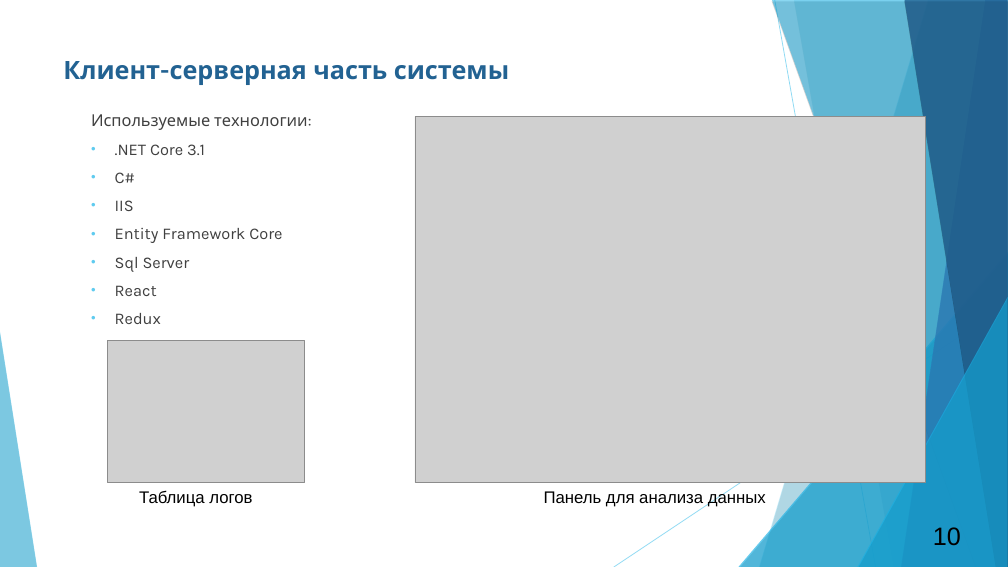
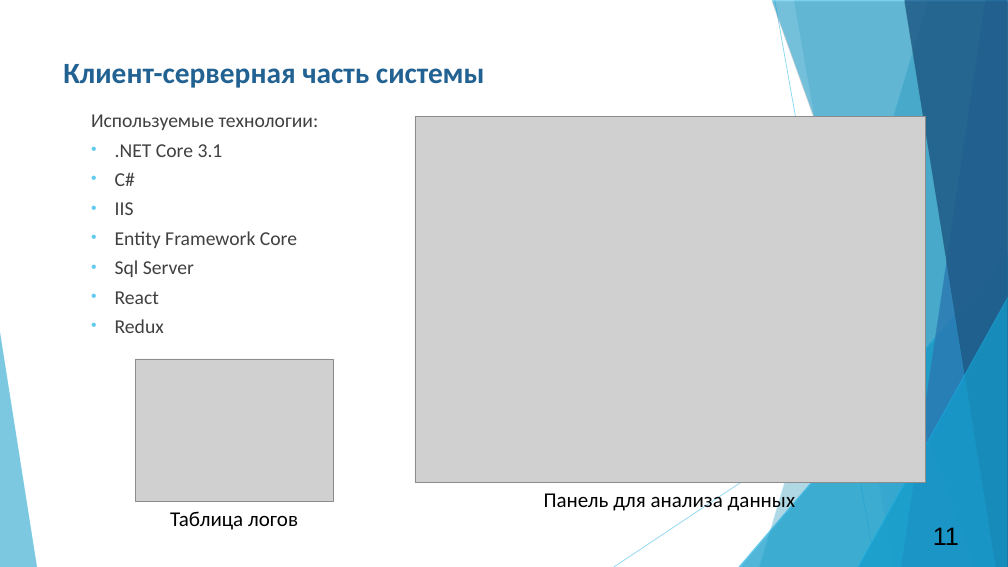
Before and after one commit to redmolle/BehavioralAnalysis, a slide deck: slide 11 of docs/Презентация/Презентация.pptx (slide 10 before the commit). Drawn at 1008x567 pixels with LibreOffice and Linux fonts; fonts in the diff are those of the drawing; grey boxes stand for pictures. Boxes give left, top, right and bottom in pixels: in the first picture for what was removed or moved away, otherwise in the second. Text is boxed around its words. In the diff, an @@ line names an element or a change of style, - is before the commit and + after.

```diff
--- a/docs/Презентация/Презентация.pptx
+++ b/docs/Презентация/Презентация.pptx
@@ text "Клиент-серверная часть системы" at bbox=[63, 64, 485, 88]: size 24 to 28 pt, font Karla to Calibri @@
@@ text "Используемые технологии:" at bbox=[91, 114, 319, 333]: size 15.7 to 18.7 pt, font Karla to Calibri; line spacing 0.9 to 0.8 @@
@@ picture: place and size @@
-picture at bbox=[107, 340, 305, 483]
+picture at bbox=[135, 359, 333, 502]
@@ text "Таблица логов": place and size @@
-text "Таблица логов" at bbox=[139, 490, 252, 507]
+text "Таблица логов" at bbox=[170, 511, 298, 530]
@@ text "Таблица логов" at bbox=[170, 511, 298, 530]: size 16 to 20 pt, font Arial to Calibri; alignment left to centre @@
@@ text "Панель для анализа данных" at bbox=[544, 489, 795, 513]: size 16 to 20 pt, font Arial to Calibri @@
@@ page number at bbox=[933, 527, 959, 545]: text changed @@
-10
+11
```
Also in this commit, not shown: 11 other slides changed, 2 slides added, 1 slide removed, 6 other files.
